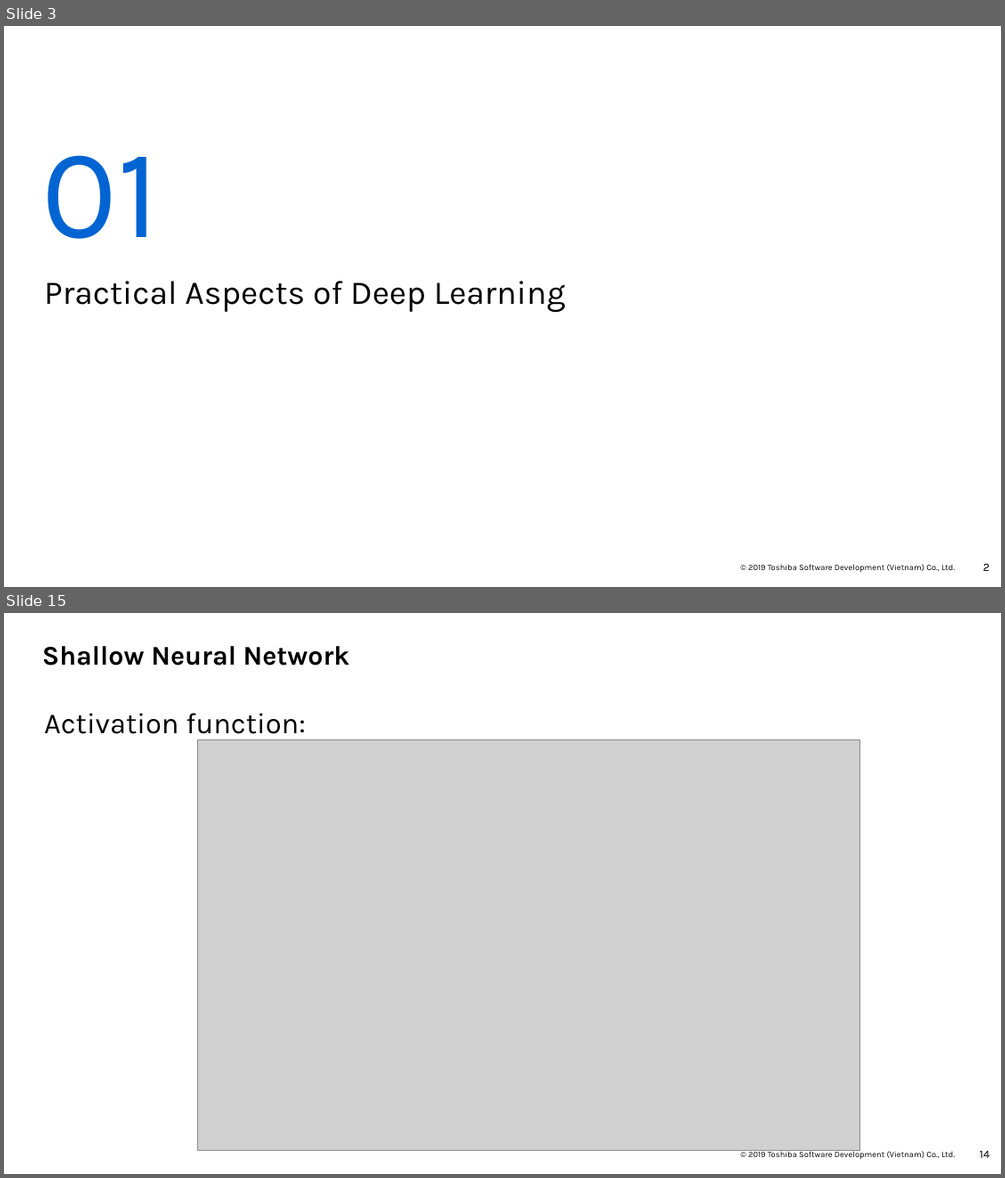
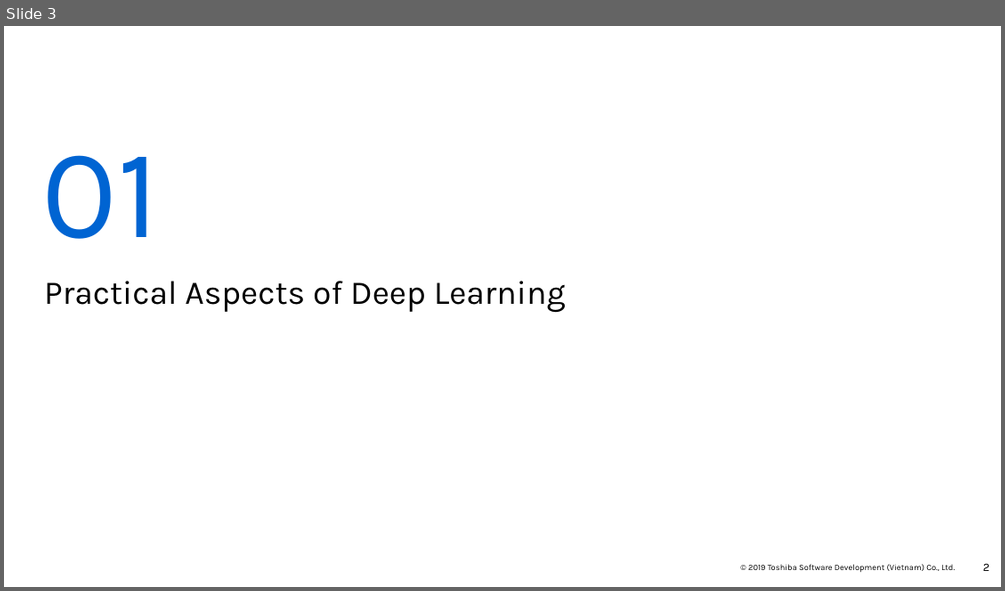
Before and after one commit to Doan-Nguyen/Coursera, a slide deck: Deep Learning Specialization - Report - Course 2.pptx. Shown one above the other, each under a label of ours: slides 3 and 15 before the commit, slide 3 after it; the slides between them are not shown. The pictures are 1005x1178 and 1005x591 pixels, drawn with LibreOffice and Linux fonts; fonts in the diff are those of the drawing; grey boxes stand for pictures; background and template pictures are left out. Boxes give left, top, right and bottom in pixels: in the first picture for what was removed or moved away, otherwise in the second. Text is boxed around its words. In the diff, an @@ line names an element or a change of style, - is before the commit and + after.

```diff
--- a/Deep Learning Specialization - Report - Course 2.pptx
+++ b/Deep Learning Specialization - Report - Course 2.pptx
@@ slide 15 removed at <box>4,613,1001,1174</box>, background #FFFFFF; not listed: 2 template elements that a slide beside it also shows @@
@@ title removed at <box>42,646,350,666</box> @@
-Shallow Neural Network
@@ text removed at <box>44,713,305,741</box> @@
-Activation function:
@@ picture removed at <box>198,739,859,1150</box> @@
```
Also in this commit, not shown: 1 slide changed, 4 slides added, 14 other slides removed.
